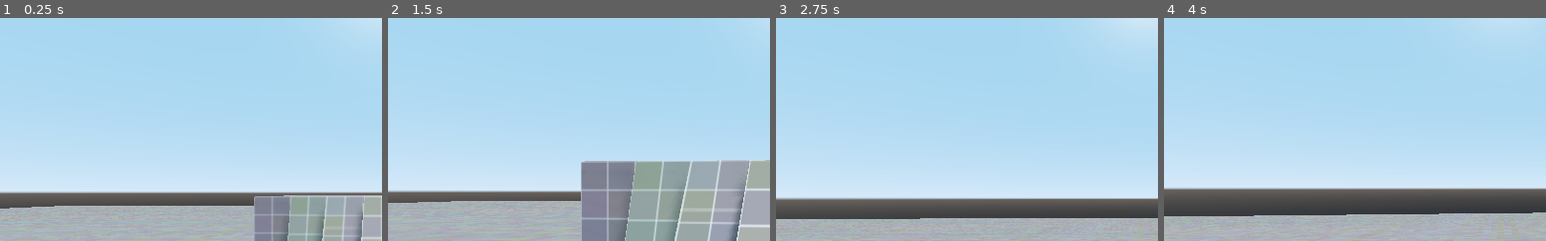
Above: before the commit, frames 1-4 (left to right).
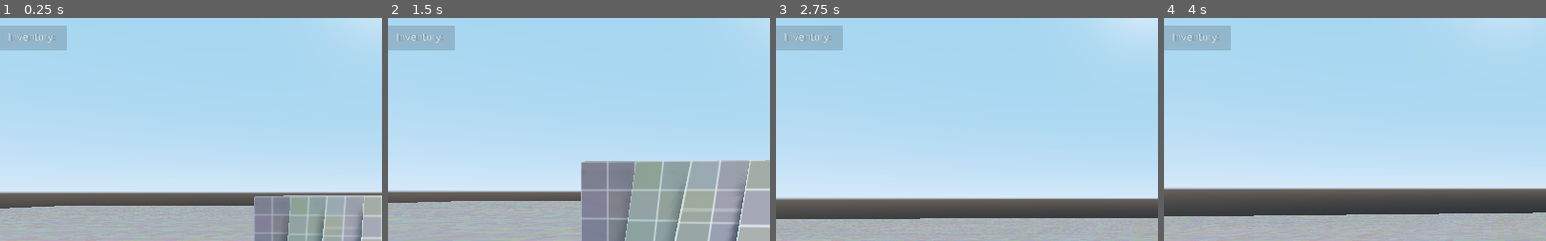
Above: after the commit, the same moments.

Repository: QuentinDaveau/FpsTest
Game: Godot game, scene res://assets/maps/TestWorld.tscn
Same seed, same stepped clock (60 frames per second), same inputs: the game is played once before the commit and once after it.
Inputs (mouse positions are % of the whole screen's width and height, from its top left):
- Up to frame 1 (0.25 s): no input
- Up to frame 2 (1.5 s): tap Enter at 0.5 s; move the mouse to (55, 50) at 0.52 s; hold Up (ui_up) from 0.53 s (still down); tap Space (ui_select) at 0.77 s; move the mouse to (45, 50) at 1.27 s
- Up to frame 3 (2.75 s): keep holding Up (ui_up); tap Space (ui_select) at 1.52 s; move the mouse to (52, 48) at 2.02 s
- Up to frame 4 (4 s): keep holding Up (ui_up); move the mouse to (49, 52) at 2.77 s; tap Space (ui_select) at 3.02, 3.77 s; move the mouse to (57, 51) at 3.52 s
The pictures show only the part of the screen within x 0-50%, y 11-61%; the shares and areas given below are measured in that part.

The runs differ from the first frame. In frame 1, 1.9% of the frame differs, in the area x 0-18%, y 3-15%; in frame 2, 1.9%; in frame 3, 1.9%; in frame 4, 1.9%.

Commit message:
Add ammo management and weapon reload (needs cleaning)

Diff:
--- a/assets/characters/character/Character.tscn
+++ b/assets/characters/character/Character.tscn
@@ -1,7 +1,6 @@
 [gd_scene load_steps=3 format=2]
 
 [ext_resource path="res://src/game/character/character.gd" type="Script" id=1]
-
 
 [sub_resource type="CapsuleShape" id=1]
 radius = 0.3
--- a/assets/characters/character/player/Player.tscn
+++ b/assets/characters/character/player/Player.tscn
@@ -15,7 +15,6 @@
 [ext_resource path="res://src/game/player_logic/movement_state_machine/movement_state/states/movement_state_crouch_move.gd" type="Script" id=13]
 [ext_resource path="res://src/game/player_logic/camera_stack/camera_behaviors/behaviors/camera_crouch.gd" type="Script" id=14]
 
-
 [node name="Player" instance=ExtResource( 1 )]
 script = ExtResource( 5 )
 
--- a/data/weapons/test_weapon_data.tres
+++ b/data/weapons/test_weapon_data.tres
@@ -1,7 +1,7 @@
 [gd_resource type="Resource" load_steps=8 format=2]
 
 [ext_resource path="res://src/game/weapon_logic/weapon/weapon_data.gd" type="Script" id=1]
-[ext_resource path="res://src/game/weapon_logic/clip_mechanism/clip_data.gd" type="Script" id=2]
+[ext_resource path="res://src/game/weapon_logic/clip_mechanism/clip_magazine_data.gd" type="Script" id=2]
 [ext_resource path="res://src/game/weapon_logic/muzzle_mechanism/muzzle_data.gd" type="Script" id=3]
 [ext_resource path="res://src/game/weapon_logic/trigger_mechanism/trigger_single_fire_data.gd" type="Script" id=4]
 
--- a/project.godot
+++ b/project.godot
@@ -39,6 +39,16 @@
 "language": "GDScript",
 "path": "res://src/game/weapon_logic/clip_mechanism/clip_data.gd"
 }, {
+"base": "ClipMechanism",
+"class": "ClipMagazine",
+"language": "GDScript",
+"path": "res://src/game/weapon_logic/clip_mechanism/clip_magazine.gd"
+}, {
+"base": "ClipData",
+"class": "ClipMagazineData",
+"language": "GDScript",
+"path": "res://src/game/weapon_logic/clip_mechanism/clip_magazine_data.gd"
+}, {
 "base": "Object",
 "class": "ClipMechanism",
 "language": "GDScript",
@@ -49,6 +59,16 @@
 "language": "GDScript",
 "path": "res://src/game/item_logic/inventory/container/data_container.gd"
 }, {
+"base": "Spatial",
+"class": "Equipable",
+"language": "GDScript",
+"path": "res://src/game/equipable/equipable.gd"
+}, {
+"base": "Node",
+"class": "EquipableHandler",
+"language": "GDScript",
+"path": "res://src/game/character/equipable_handler/equipable_handler.gd"
+}, {
 "base": "Inventory",
 "class": "ExpandingInventory",
 "language": "GDScript",
@@ -97,7 +117,7 @@
 "base": "Node",
 "class": "Logger",
 "language": "GDScript",
-"path": "res://src/game/engine/service/services/debug/logger.gd"
+"path": "res://src/game/debug/services/logger.gd"
 }, {
 "base": "Reference",
 "class": "MovementAction",
@@ -154,6 +174,11 @@
 "language": "GDScript",
 "path": "res://src/game/player_logic/player_controller/player_controller.gd"
 }, {
+"base": "Node",
+"class": "PlayerEquipableHandler",
+"language": "GDScript",
+"path": "res://src/game/player_logic/player_equipable_handler/player_equipable_handler.gd"
+}, {
 "base": "Spatial",
 "class": "PlayerSpawner",
 "language": "GDScript",
@@ -204,7 +229,7 @@
 "language": "GDScript",
 "path": "res://src/game/item_logic/inventory/slot/type_slot.gd"
 }, {
-"base": "Spatial",
+"base": "Equipable",
 "class": "Weapon",
 "language": "GDScript",
 "path": "res://src/game/weapon_logic/weapon/weapon.gd"
@@ -221,8 +246,12 @@
 "Character": "",
 "CharacterController": "",
 "ClipData": "",
+"ClipMagazine": "",
+"ClipMagazineData": "",
 "ClipMechanism": "",
 "DataContainer": "",
+"Equipable": "",
+"EquipableHandler": "",
 "ExpandingInventory": "",
 "GroupSlot": "",
 "InputListener": "",
@@ -244,6 +273,7 @@
 "Pickable": "",
 "Player": "",
 "PlayerController": "",
+"PlayerEquipableHandler": "",
 "PlayerSpawner": "res://resources/editor/custom_classes_icons/player_spawner.svg",
 "Projectile": "",
 "Raycaster": "",
@@ -324,6 +354,11 @@
 "events": [ Object(InputEventMouseButton,"resource_local_to_scene":false,"resource_name":"","device":0,"alt":false,"shi …(212 unchanged characters)…
  ]
 }
+reload={
+"deadzone": 0.5,
+"events": [ Object(InputEventKey,"resource_local_to_scene":false,"resource_name":"","device":0,"alt":false,"shift":false,"control":false,"meta":false,"command":false,"pressed":false,"scancode":82,"unicode":0,"echo":false,"script":null)
+ ]
+}
 
 [physics]
 
--- a/src/game/character/character.gd
+++ b/src/game/character/character.gd
@@ -1,5 +1,10 @@
 extends KinematicBody
 class_name Character
+
+
+
+# TEMP for debug
+signal inventory_updated(inventory)
 
 
 var _controller: CharacterController
@@ -14,6 +19,7 @@
 
 func register_inventory(inventory: Inventory) -> void:
 	_inventory = inventory
+	_inventory.connect("updated", self, "_on_inventory_updated")
 
 
 
@@ -24,3 +30,8 @@
 
 func get_inventory() -> Inventory:
 	return _inventory
+
+
+
+func _on_inventory_updated() -> void:
+	emit_signal("inventory_updated", _inventory)
--- /dev/null
+++ b/src/game/character/equipable_handler/equipable_handler.gd
@@ -0,0 +1,2 @@
+extends Node
+class_name EquipableHandler
--- /dev/null
+++ b/src/game/debug/services/inventory_ui.gd
@@ -0,0 +1,44 @@
+extends MarginContainer
+
+"""
+Debug UI to display the state of the player
+"""
+
+var _labels := []
+var _row_container: VBoxContainer
+
+
+func _ready() -> void:
+	add_constant_override("margin_top", 75)
+	var rect := ColorRect.new()
+	rect.color = Color(0.2, 0.2, 0.2, 0.2)
+	add_child(rect)
+	var margin := MarginContainer.new()
+	var margin_value = 10
+	margin.add_constant_override("margin_top", margin_value)
+	margin.add_constant_override("margin_left", margin_value)
+	margin.add_constant_override("margin_bottom", margin_value)
+	margin.add_constant_override("margin_right", margin_value)
+	add_child(margin)
+	_row_container = VBoxContainer.new()
+	_row_container.add_constant_override("separation", 5)
+	margin.add_child(_row_container)
+
+	var title_label := Label.new()
+	title_label.text = "Inventory: "
+	_row_container.add_child(title_label)
+
+	# Connecting signal
+	Service.fetch(Service.TYPE.SIGNAL).listen(self, "inventory_updated", "_on_player_inventory_changed")
+
+
+
+func _on_player_inventory_changed(player_inventory: Inventory) -> void:
+	for label in _labels:
+		label.queue_free()
+	_labels.clear()
+	for transaction in player_inventory.get_all_items():
+		var label := Label.new()
+		label.text = ItemDB.TYPE.keys()[transaction.item_type] + ": " + String(transaction.transacted_amount)
+		_labels.append(label)
+		_row_container.add_child(label)
--- a/src/game/engine/service/autoload/autoload.gd
+++ b/src/game/engine/service/autoload/autoload.gd
@@ -2,14 +2,15 @@
 
 
 const nodes_to_load := [
-	preload("res://src/game/engine/service/services/debug/logger.gd"),
+	preload("res://src/game/debug/services/inventory_ui.gd"),
 	preload("res://src/game/engine/service/services/signals.gd"),
 	preload("res://src/game/engine/service/services/character_fetcher.gd"),
 	preload("res://src/game/engine/service/services/input/input_platform/keyboard_input.gd"),
 	preload("res://src/game/engine/service/services/cameras.gd"),
-	preload("res://src/game/engine/service/services/debug/state_ui.gd"),
+	preload("res://src/game/debug/services/logger.gd"),
 	preload("res://src/game/engine/service/services/item.gd"),
-	preload("res://src/game/engine/service/services/world_simulation.gd")
+	preload("res://src/game/engine/service/services/world_simulation.gd"),
+	preload("res://src/game/debug/services/state_ui.gd")
 ]
 
 
--- a/src/game/engine/service/services/character_fetcher.gd
+++ b/src/game/engine/service/services/character_fetcher.gd
@@ -1,7 +1,8 @@
 extends Node
 
 
-signal input_received(type, value)
+# TEMP
+var _player: Player
 
 
 func _init() -> void:
@@ -12,6 +13,12 @@
 func from_owner(source: Node) -> Player:
 	var source_owner = source.owner
 	if source_owner is Player:
+		_player = source_owner
 		return source_owner
 	else:
 		return null
+
+
+
+func from_cache() -> Player:
+	return _player
--- a/src/game/engine/service/services/input/input.gd
+++ b/src/game/engine/service/services/input/input.gd
@@ -2,7 +2,7 @@
 
 
 # TEMP: Should be moved smewhere else
-enum TYPE {VIEW, MOTION, SHOOT, JUMP, CROUCH, RUN, FIRE, ALT_FIRE}
+enum TYPE {VIEW, MOTION, SHOOT, JUMP, CROUCH, RUN, FIRE, ALT_FIRE, RELOAD}
 
 signal input_received(type, value)
 
--- a/src/game/engine/service/services/input/input_listener/input_listener.gd
+++ b/src/game/engine/service/services/input/input_listener/input_listener.gd
@@ -3,7 +3,7 @@
 
 
 # TEMP: Should be moved somewhere else and is duplicated in input.gd
-enum TYPE {VIEW, MOTION, SHOOT, JUMP, CROUCH, RUN, FIRE, ALT_FIRE}
+enum TYPE {VIEW, MOTION, SHOOT, JUMP, CROUCH, RUN, FIRE, ALT_FIRE, RELOAD}
 
 signal input(value)
 
--- a/src/game/engine/service/services/input/input_platform/keyboard_input.gd
+++ b/src/game/engine/service/services/input/input_platform/keyboard_input.gd
@@ -25,6 +25,8 @@
 			emit_signal("input_received", TYPE.RUN, event.pressed)
 		elif event.is_action("ui_ctrl"):
 			emit_signal("input_received", TYPE.CROUCH, event.pressed)
+		elif event.is_action("reload"):
+			emit_signal("input_received", TYPE.RELOAD, event.pressed)
 	elif event is InputEventMouseButton:
 		if event.is_action("ui_lclick"):
 			emit_signal("input_received", TYPE.FIRE, event.pressed)
--- /dev/null
+++ b/src/game/equipable/equipable.gd
@@ -0,0 +1,30 @@
+extends Spatial
+class_name Equipable
+
+"""
+Class that represents an item that can be equipped by a character. handles the
+base equiping and un-equiping logic.
+"""
+
+signal equip_done()
+signal unequip_done()
+
+
+# All of those are to be overridden
+func equip() -> void:
+	emit_signal("equip_done")
+
+
+
+func unequip() -> void:
+	emit_signal("unequip_done")
+
+
+
+func use() -> void:
+	pass
+
+
+
+func stop_use() -> void:
+	pass
--- a/src/game/item_logic/inventory/inventory.gd
+++ b/src/game/item_logic/inventory/inventory.gd
@@ -39,32 +39,38 @@
 
 
 
-func push_specific_item(receiver_inventory: Inventory, target_slot_uid: int, amount: int = -1) -> void:
-	var target_slot = _find_slot_from_uid(target_slot_uid)
+func push_specific_item(receiver_inventory: Inventory, target_slot_uid: int, amount: int = -1) -> TransactionResult:
+	var target_slot := _find_slot_from_uid(target_slot_uid)
 	if not target_slot:
-		return
-	_handle_returned_item(receiver_inventory.receive_item(target_slot.take(amount)))
+		return TransactionResult.new(TransactionResult.TYPE.TRANSFER, -1, false)
+	var sent_container := target_slot.take(amount)
+	var returned_container := receiver_inventory.receive_item(sent_container)
+	_handle_returned_item(returned_container)
 	emit_signal("updated")
-
-
-
-func push_type_item(receiver_inventory: Inventory, target_slot_type: int = -1, amount: int = -1) -> void:
+	return TransactionResult.new(TransactionResult.TYPE.TRANSFER, target_slot.get_uid(), true, sent_container.get_amount() - (returned_container.get_amount() if returned_container else 0))
+
+
+
+func push_type_item(receiver_inventory: Inventory, target_slot_type: int = -1, amount: int = -1) -> TransactionResult:
 	if not _slots:
-		return
-	var target_slot = _slots[0] if target_slot_type == -1 else _find_slot_from_type(target_slot_type)
+		return TransactionResult.new(TransactionResult.TYPE.TRANSFER, -1, false)
+	var target_slot: Slot = _slots[0] if target_slot_type == -1 else _find_slot_from_type(target_slot_type)
 	if not target_slot:
-		return
-	_handle_returned_item(receiver_inventory.receive_item(target_slot.take(amount if amount != -1 else target_slot.get_amount())))
+		return TransactionResult.new(TransactionResult.TYPE.TRANSFER, -1, false)
+	var sent_container := target_slot.take(amount if amount != -1 else target_slot.get_amount())
+	var returned_container := receiver_inventory.receive_item(sent_container)
+	_handle_returned_item(returned_container)
 	emit_signal("updated")
+	return TransactionResult.new(TransactionResult.TYPE.TRANSFER, -1, false, sent_container.get_amount() - (returned_container.get_amount() if returned_container else 0))
 
 
 # TODO: Clean those two very similar function (assemble into one ?)
 func take_type_item(type: int, amount: int = 1) -> TransactionResult:
 	var slot := _find_slot_from_type(type)
 	if not slot:
-		return TransactionResult.new(TransactionResult.TYPE.TAKE, slot.get_uid, false)
+		return TransactionResult.new(TransactionResult.TYPE.TAKE, -1, false)
 	var taken_items := slot.take(1)
-	var result := TransactionResult.new(TransactionResult.TYPE.TAKE, slot.get_uid, true)
+	var result := TransactionResult.new(TransactionResult.TYPE.TAKE, -1, true)
 	result.extract_secondary_parameters(taken_items)
 	return result
 
@@ -89,6 +95,25 @@
 
 
 
+func get_type_item_amount(type: int) -> int:
+	var amount: int = 0
+	for slot in _slots:
+		if slot.has_item() and slot.has_item_type(type):
+			amount += slot.get_amount()
+	return amount
+
+
+
+func get_all_items() -> Array:
+	var items := []
+	for own_slot in _slots:
+		var slot_data := TransactionResult.new(TransactionResult.TYPE.FETCH, own_slot.get_uid(), true, own_slot.get_amount())
+		slot_data.set_secondary_parameters(own_slot.get_item_type(), own_slot.get_item_group())
+		items.append(slot_data)
+	return items
+
+
+
 func _get_free_slot_for(item: ItemContainer) -> Slot:
 	for own_slot in _slots:
 		if own_slot.can_receive(item):
@@ -162,13 +187,15 @@
 
 
 
+# TEMP: Should be separated into multiple classes with different purposes
 """
 Class dedicated to be used for transactions with the inventory and non-inventory
-classes. Fills the role of the ItemContainer but outside of the inventory
+classes and as a result of transaction between two inventories. Fills the role
+of the ItemContainer but outside of the inventory
 """
 class TransactionResult:
 
-	enum TYPE {GIVE, TAKE, FETCH}
+	enum TYPE {GIVE, TAKE, FETCH, TRANSFER}
 
 	var transaction_type: int
 	var slot_uid: int
@@ -179,17 +206,17 @@
 	var success: bool
 
 
-	func _init(transaction_type: int, slot_uid: int, success: bool = true) -> void:
+	func _init(transaction_type: int, slot_uid: int, success: bool = true, transacted_amount = 0) -> void:
 		self.transaction_type = transaction_type
 		self.slot_uid = slot_uid
 		self.success = success
-
-
-
-#	func set_secondary_parameters(item_type: int, item_group: int, transacted_amount: int) -> void:
-#		self.item_type = item_type
-#		self.item_group = item_group
-#		self.transacted_amount = transacted_amount
+		self.transacted_amount = transacted_amount
+
+
+
+	func set_secondary_parameters(item_type: int, item_group: int) -> void:
+		self.item_type = item_type
+		self.item_group = item_group
 
 
 
--- a/src/game/item_logic/inventory/slot/slot.gd
+++ b/src/game/item_logic/inventory/slot/slot.gd
@@ -121,12 +121,18 @@
 
 
 
-func get_item():
-	return _item
+func get_item_type() -> int:
+	return -1 if not _item else _item.get_type()
 
 
 
+func get_item_group() -> int:
+	return -1 if not _item else _item.get_group()
 
+
+
+func get_item():
+	return _item
 
 
 
--- a/src/game/player_logic/player/player.gd
+++ b/src/game/player_logic/player/player.gd
@@ -5,11 +5,14 @@
 Player class. Serves as a container for its different components
 """
 
+
 export(Vector3) var head_position := Vector3(0.0, 1.35, 0.0)
 
 
 
 func _init() -> void:
+	# TEMP: for debug
+	Service.fetch(Service.TYPE.SIGNAL).register(self, "inventory_updated")
 	register_controller(PlayerController.new(self))
 	# TEMP: The inventory data will later come from a centralized data class which will generate the inventory.
 	# Put here for now just for tests
--- /dev/null
+++ b/src/game/player_logic/player_equipable_handler/player_equipable_handler.gd
@@ -0,0 +1,2 @@
+extends Node
+class_name PlayerEquipableHandler
--- /dev/null
+++ b/src/game/weapon_logic/clip_mechanism/clip_magazine.gd
@@ -0,0 +1,20 @@
+extends ClipMechanism
+class_name ClipMagazine
+
+
+
+
+func _init(clip_data: ClipMagazineData).(clip_data) -> void:
+	pass
+
+
+
+# To override
+func reload(source_inventory: Inventory) -> void:
+	var missing_amount: int = _clip_data.max_ammo_per_clip - _inventory.get_type_item_amount(_clip_data.accepted_ammo_type)
+	if missing_amount == 0:
+		return
+	var result := source_inventory.push_type_item(_inventory, _clip_data.accepted_ammo_type, missing_amount)
+	if result.transacted_amount == 0:
+		return
+	emit_signal("clip_updated", _inventory.get_type_item_amount(_clip_data.accepted_ammo_type), result.transacted_amount)
--- /dev/null
+++ b/src/game/weapon_logic/clip_mechanism/clip_magazine_data.gd
@@ -0,0 +1,2 @@
+extends ClipData
+class_name ClipMagazineData
--- a/src/game/weapon_logic/clip_mechanism/clip_mechanism.gd
+++ b/src/game/weapon_logic/clip_mechanism/clip_mechanism.gd
@@ -37,7 +37,8 @@
 
 
 
-func reload() -> void:
+# To override
+func reload(source_inventory: Inventory) -> void:
 	pass
 
 
--- a/src/game/weapon_logic/trigger_mechanism/trigger_mechanism.gd
+++ b/src/game/weapon_logic/trigger_mechanism/trigger_mechanism.gd
@@ -6,12 +6,11 @@
 Class dedicated to handle the shooting behaviour when the weapon is triggered
 (Single-shot, auto, burst, charge...)
 TEMP: Root class which handle the interaction between the ammo and barrel ?
+--> No, the weapon should handle this. this class should only raise signals
 """
 
+signal action()
 
-# TEMP, should try to decouple later
-var _clip_mechanism: ClipMechanism
-var _muzzle_mechanism: MuzzleMechanism
 
 var _data: TriggerData
 
@@ -19,15 +18,13 @@
 
 
 
-func _init(clip_mechanism: ClipMechanism, muzzle_mechanism: MuzzleMechanism, trigger_data: TriggerData) -> void:
-	_clip_mechanism = clip_mechanism
-	_muzzle_mechanism = muzzle_mechanism
+func _init(trigger_data: TriggerData) -> void:
 	_data = trigger_data
 	_cooldown = Timer.new()
 
 
 
-func trigger() -> void:
+func press() -> void:
 	pass
 
 
@@ -38,5 +35,6 @@
 
 
 func _shoot_projectile() -> void:
-	_muzzle_mechanism.shoot(_clip_mechanism.take_projectile())
-	_cooldown.start(_data.cooldown_between_shots)
+	emit_signal("action")
+#	_muzzle_mechanism.shoot(_clip_mechanism.take_projectile())
+#	_cooldown.start(_data.cooldown_between_shots)
--- a/src/game/weapon_logic/trigger_mechanism/trigger_single_fire.gd
+++ b/src/game/weapon_logic/trigger_mechanism/trigger_single_fire.gd
@@ -3,13 +3,13 @@
 
 
 
-func _init(clip_mechanism: ClipMechanism, muzzle_mechanism: MuzzleMechanism, trigger_data: TriggerSingleFireData).(clip_mechanism, muzzle_mechanism, trigger_data) -> void:
+func _init(trigger_data: TriggerSingleFireData).(trigger_data) -> void:
 	pass
 
 
 
-func trigger() -> void:
-	_muzzle_mechanism.shoot(_clip_mechanism.take_projectile())
+func press() -> void:
+	_shoot_projectile()
 
 
 
--- a/src/game/weapon_logic/weapon/weapon.gd
+++ b/src/game/weapon_logic/weapon/weapon.gd
@@ -1,4 +1,4 @@
-extends Spatial
+extends Equipable
 class_name Weapon
 tool
 
@@ -22,8 +22,9 @@
 		_check_and_create_muzzle(MUZZLE_LOCATION)
 	else:
 		_apply_data()
-		# TEMP: Will be later handled in the triggers ?
+		# TEMP: Will be later handled in the player ?
 		add_child(InputListener.new(self, "_on_trigger_press", InputListener.TYPE.FIRE))
+		add_child(InputListener.new(self, "_on_reload_press", InputListener.TYPE.RELOAD))
 
 
 # TEMP for test
@@ -31,26 +32,69 @@
 	_weapon_data = _weapon_data as WeaponData
 	var c
 	for clip in _weapon_data.clips:
-		c = ClipMechanism.new(clip)
+		c = ClipMagazine.new(clip)
 		_mechanisms.append(c)
 	var m
 	for muzzle in _weapon_data.muzzles:
 		m = MuzzleMechanism.new(get_node(MUZZLE_LOCATION))
 		_mechanisms.append(m)
 	for trigger in _weapon_data.triggers:
-		_mechanisms.append(TriggerSingleFire.new(c, m, trigger))
+		var t := TriggerSingleFire.new(trigger)
+		t.connect("action", self, "_on_trigger_action", [t, c, m])
+		_mechanisms.append(t)
 
 
 
 # TEMP for test
 func _on_trigger_press(pressed: bool) -> void:
-	for mech in _mechanisms:
-		if mech is TriggerMechanism:
-			mech.trigger() if pressed else mech.release()
+	use() if pressed else stop_use()
 
 
 
-# Editor
+# TEMP for test
+func _on_reload_press(pressed: bool) -> void:
+	if pressed:
+		reload(Service.fetch(Service.TYPE.FETCH_CHARACTER).from_cache().get_inventory())
+
+
+
+func _on_trigger_action(trigger: TriggerMechanism, target_clip: ClipMechanism, target_muzzle: MuzzleMechanism) -> void:
+	var projectile := target_clip.take_projectile()
+	if not projectile:
+		# Dry fire
+		return
+	target_muzzle.shoot(projectile)
+
+
+
+# TEMP for test
+func reload(source_inventory: Inventory) -> void:
+	for mech in _mechanisms:
+		if mech is ClipMechanism:
+			mech.reload(source_inventory)
+
+
+
+# TEMP for test
+#override
+func use() -> void:
+	for mech in _mechanisms:
+		if mech is TriggerMechanism:
+			mech.press()
+
+
+#override
+func stop_use() -> void:
+	for mech in _mechanisms:
+		if mech is TriggerMechanism:
+			mech.release()
+
+
+
+
+
+
+# ------------- Editor -----------------
 
 func _get_configuration_warning() -> String:
 	if not _weapon_data:
Renamed: src/game/engine/service/services/debug/logger.gd -> src/game/debug/services/logger.gd
Renamed: src/game/engine/service/services/debug/state_ui.gd -> src/game/debug/services/state_ui.gd
